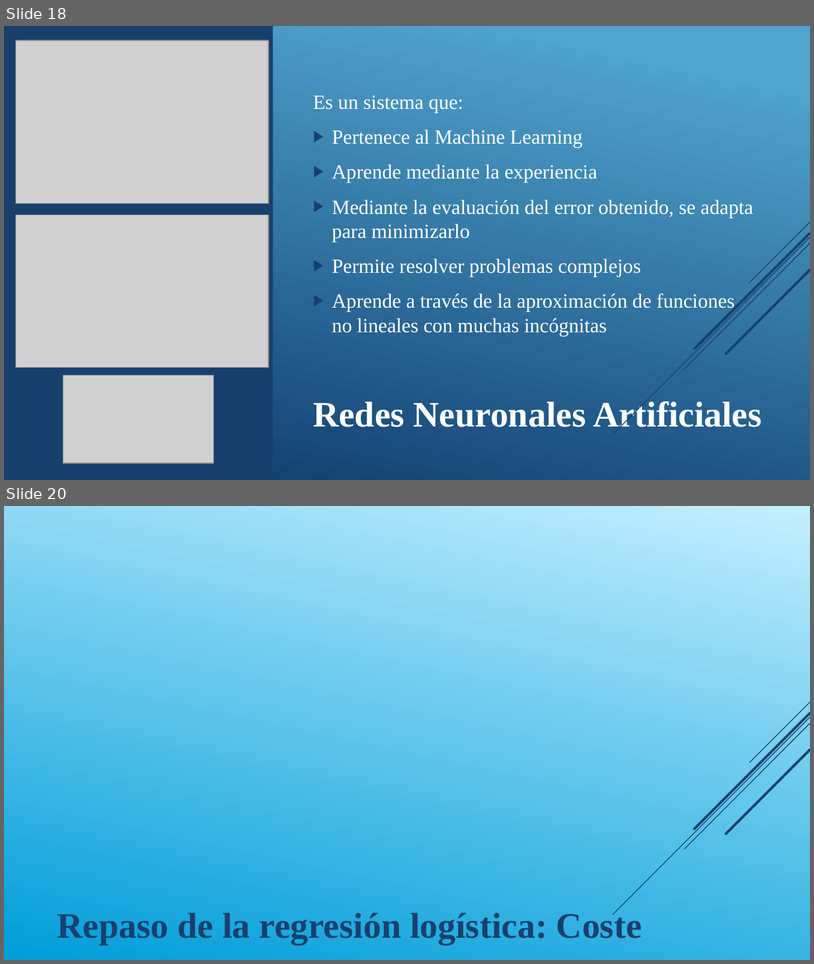
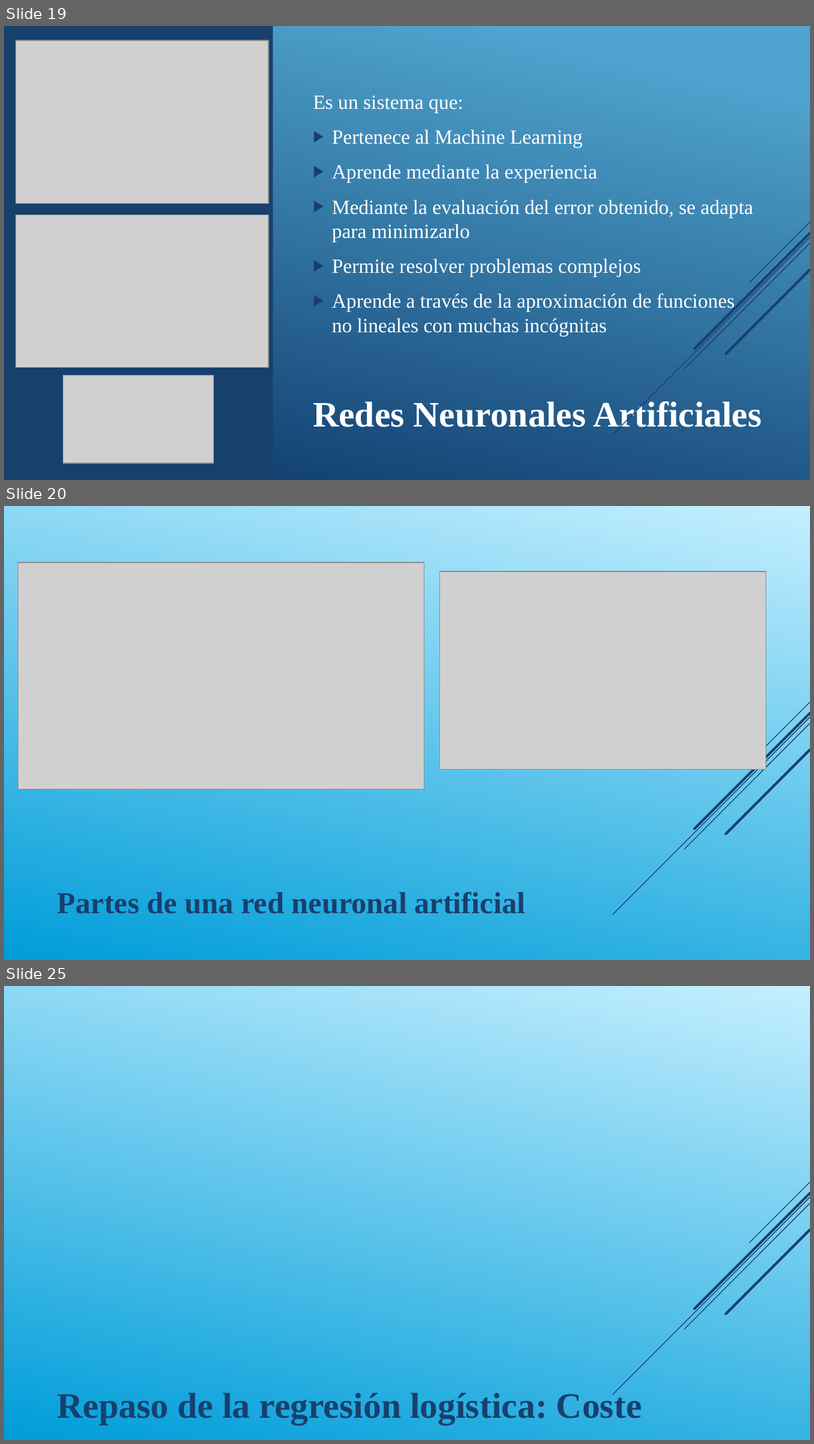
Before and after one commit to DiploDatos/AprendizajeSupervisado, a slide deck: Teórico/Aprendizaje Supervisado - Clase III.ppsx. Shown one above the other, each under a label of ours: slides 18 and 20 before the commit, slides 19, 20 and 25 after it; the slides between them are not shown. The pictures are 814x964 and 814x1444 pixels, drawn with LibreOffice and Linux fonts; fonts in the diff are those of the drawing; grey boxes stand for pictures. Boxes give left, top, right and bottom in pixels: in the first picture for what was removed or moved away, otherwise in the second. Text is boxed around its words. In the diff, an @@ line names an element or a change of style, - is before the commit and + after.

```diff
--- a/Teórico/Aprendizaje Supervisado - Clase III.ppsx
+++ b/Teórico/Aprendizaje Supervisado - Clase III.ppsx
@@ slide 20 added at (4,506,810,960), background gradient #C4EFFF to #009DD9; not listed: 5 template elements that a slide beside it also shows @@
@@ picture added at (18,562,424,789) @@
@@ picture added at (440,571,766,769) @@
@@ title added at (57,891,526,913), 27 pt, text #17406D, bold @@
+Partes de una red neuronal artificial
@@ what was slide 18 is now slide 19 @@
@@ what was slide 20 is now slide 25 @@
```
Also in this commit, not shown: 3 slides changed, 4 other slides added, 3 other files.
